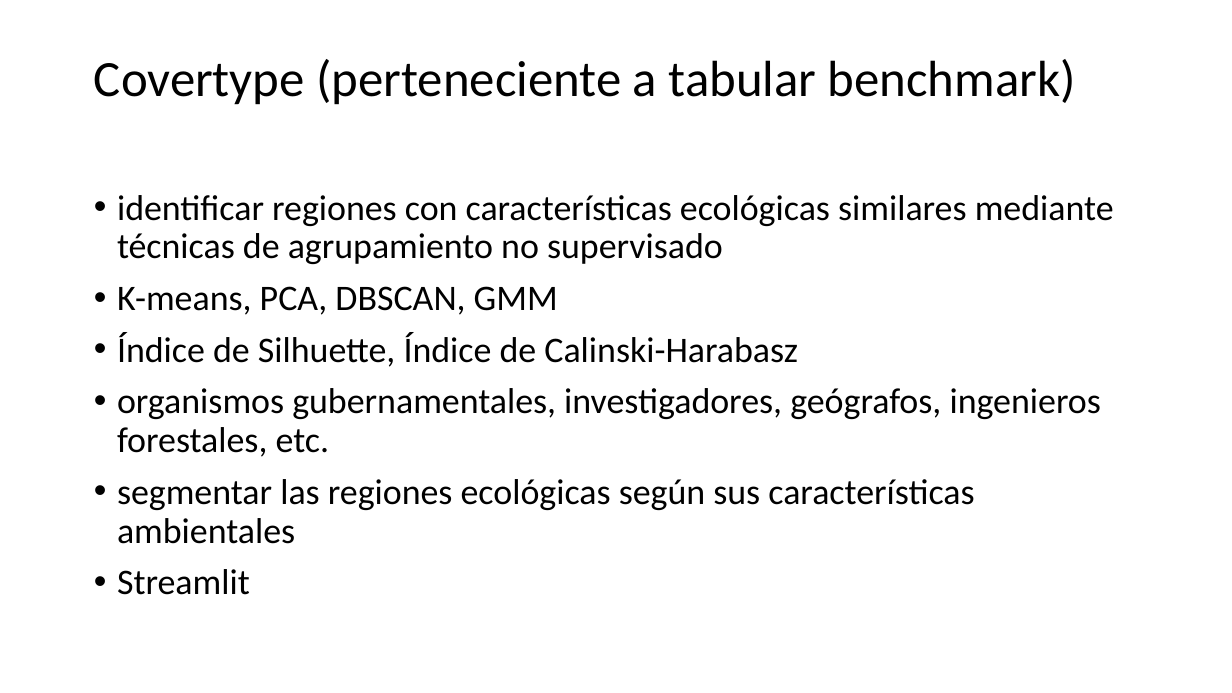
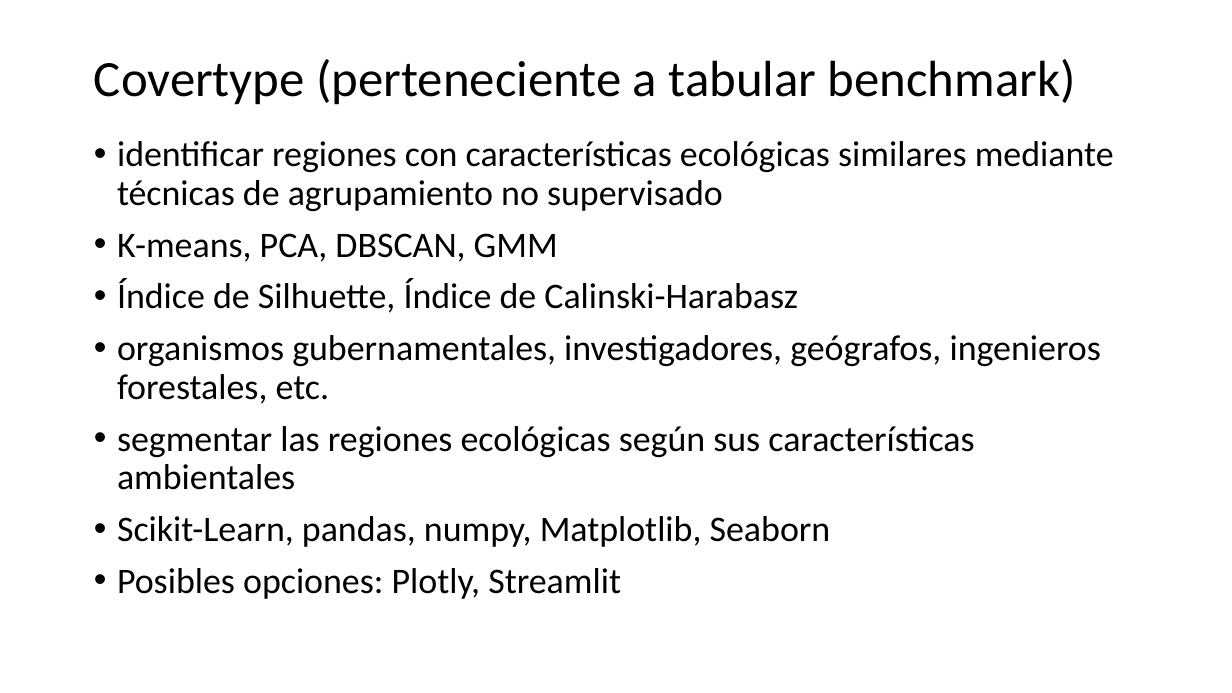
Before and after one commit to AdanMarchena/Machine_Learning_I.UDLA, a slide deck: slide 4 of Proyecto1/Proyecto 1.pptx. Drawn at 1232x693 pixels with LibreOffice and Linux fonts; fonts in the diff are those of the drawing. Boxes give left, top, right and bottom in pixels: in the first picture for what was removed or moved away, otherwise in the second. Text is boxed around its words. In the diff, an @@ line names an element or a change of style, - is before the commit and + after.

```diff
--- a/Proyecto1/Proyecto 1.pptx
+++ b/Proyecto1/Proyecto 1.pptx
@@ text "identificar regiones con características ecológicas ...": place and size @@
-text "identificar regiones con características ecológicas ..." at box(117, 195, 1114, 595)
+text "identificar regiones con características ecológicas ..." at box(117, 141, 1114, 599)
@@ text at box(117, 516, 831, 599): text changed @@
-• Streamlit
+• Scikit-Learn, pandas, numpy, Matplotlib, Seaborn
+• Posibles opciones: Plotly, Streamlit
```
Also in this commit, not shown: 1 slide added, 1 slide removed, 1 other file.
